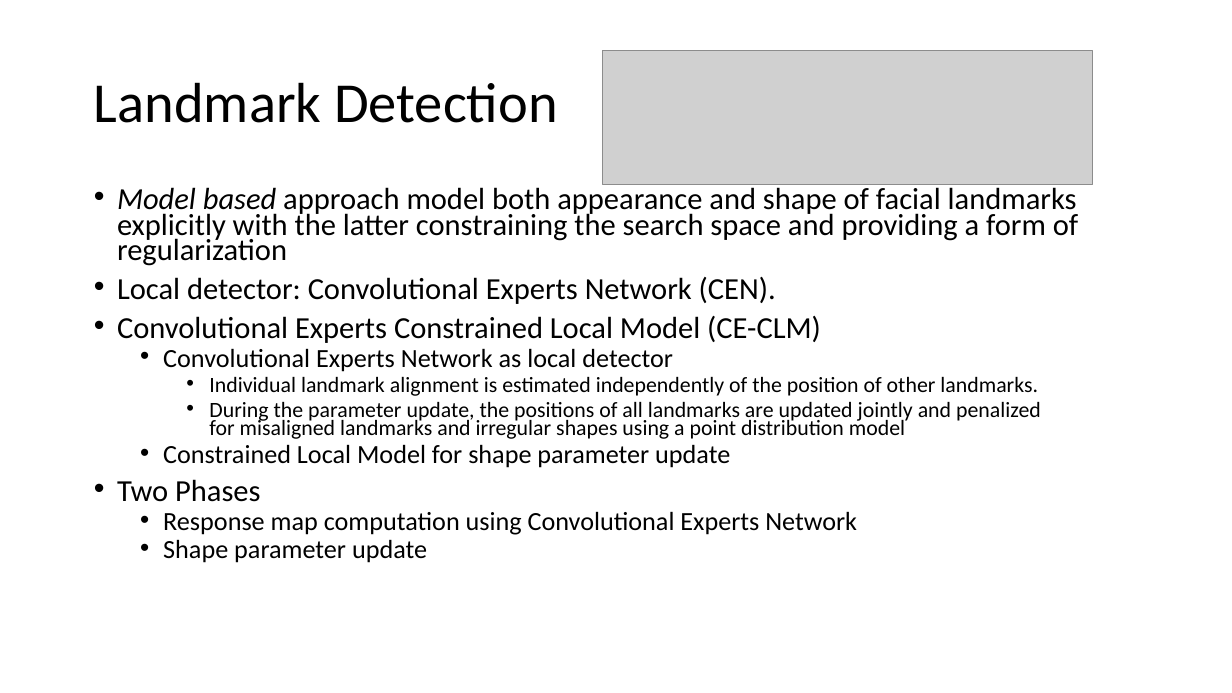
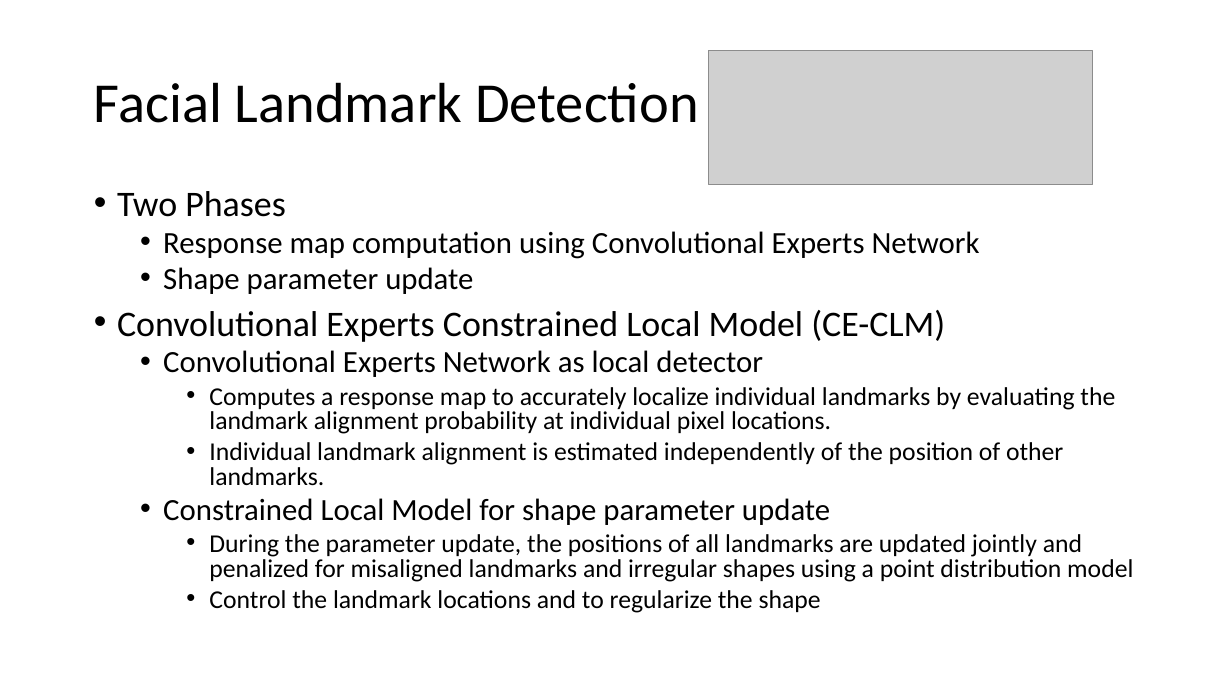
Before and after one commit to AscaL/thesis, a slide deck: slide 9 of Deception Detection using Facial Action Units.pptx. Drawn at 1232x693 pixels with LibreOffice and Linux fonts; fonts in the diff are those of the drawing; grey boxes stand for pictures. Boxes give left, top, right and bottom in pixels: in the first picture for what was removed or moved away, otherwise in the second. Text is boxed around its words. In the diff, an @@ line names an element or a change of style, - is before the commit and + after.

```diff
--- a/Deception Detection using Facial Action Units.pptx
+++ b/Deception Detection using Facial Action Units.pptx
@@ picture resized from (x1=603, y1=51, x2=1093, y2=185) to (x1=709, y1=51, x2=1093, y2=185) @@
@@ title at (x1=94, y1=82, x2=699, y2=123): text changed @@
-Landmark Detection
+Facial Landmark Detection
@@ text at (x1=117, y1=184, x2=1078, y2=468): paragraphs removed @@
-• Model based approach model both appearance and shape of facial landmarks explicitly with the latter constraining the search space and providing a form of regularization
-• Local detector: Convolutional Experts Network (CEN).
-• Convolutional Experts Constrained Local Model (CE-CLM)
-  • Convolutional Experts Network as local detector
-    • Individual landmark alignment is estimated independently of the position of other landmarks.
-    • During the parameter update, the positions of all landmarks are updated jointly and penalized
-      for misaligned landmarks and irregular shapes using a point distribution model
-  • Constrained Local Model for shape parameter update
@@ text at (x1=117, y1=191, x2=980, y2=294): size 23.8 to 28 pt in "Two Phases"; size 20.4 to 24 pt in "Response map computation using Convolutional Experts Network", "Shape parameter update"; line spacing 0.7 to 0.8 @@
@@ text at (x1=117, y1=310, x2=1133, y2=613): paragraphs added @@
+• Convolutional Experts Constrained Local Model (CE-CLM)
+  • Convolutional Experts Network as local detector
+    • Computes a response map to accurately localize individual landmarks by evaluating the landmark alignment probability at individual pixel locations.
+    • Individual landmark alignment is estimated independently of the position of other landmarks.
+  • Constrained Local Model for shape parameter update
+    • During the parameter update, the positions of all landmarks are updated jointly and penalized for misaligned landmarks and irregular shapes using a point distribution model
+    • Control the landmark locations and to regularize the shape
```
Also in this commit, not shown: 4 slides added, 2 other files.
